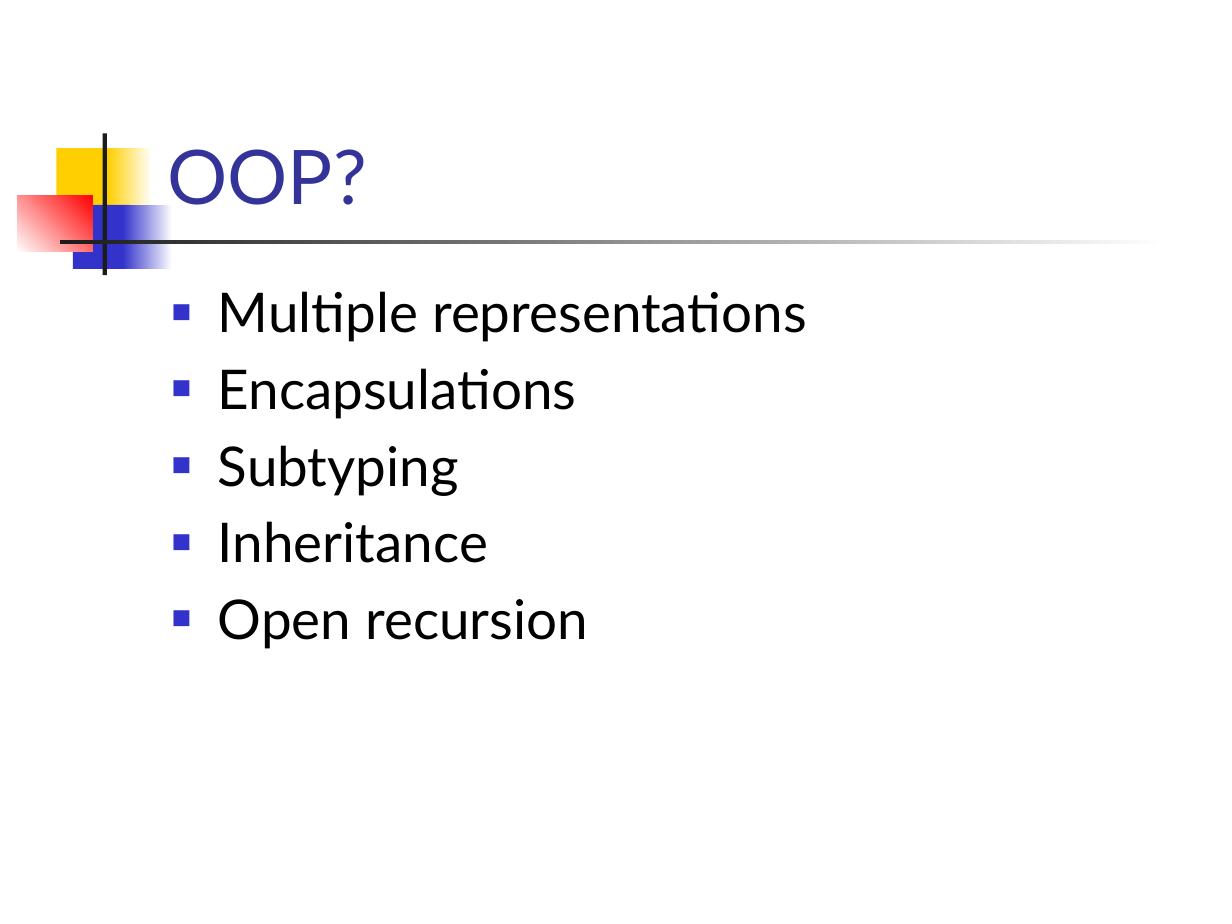
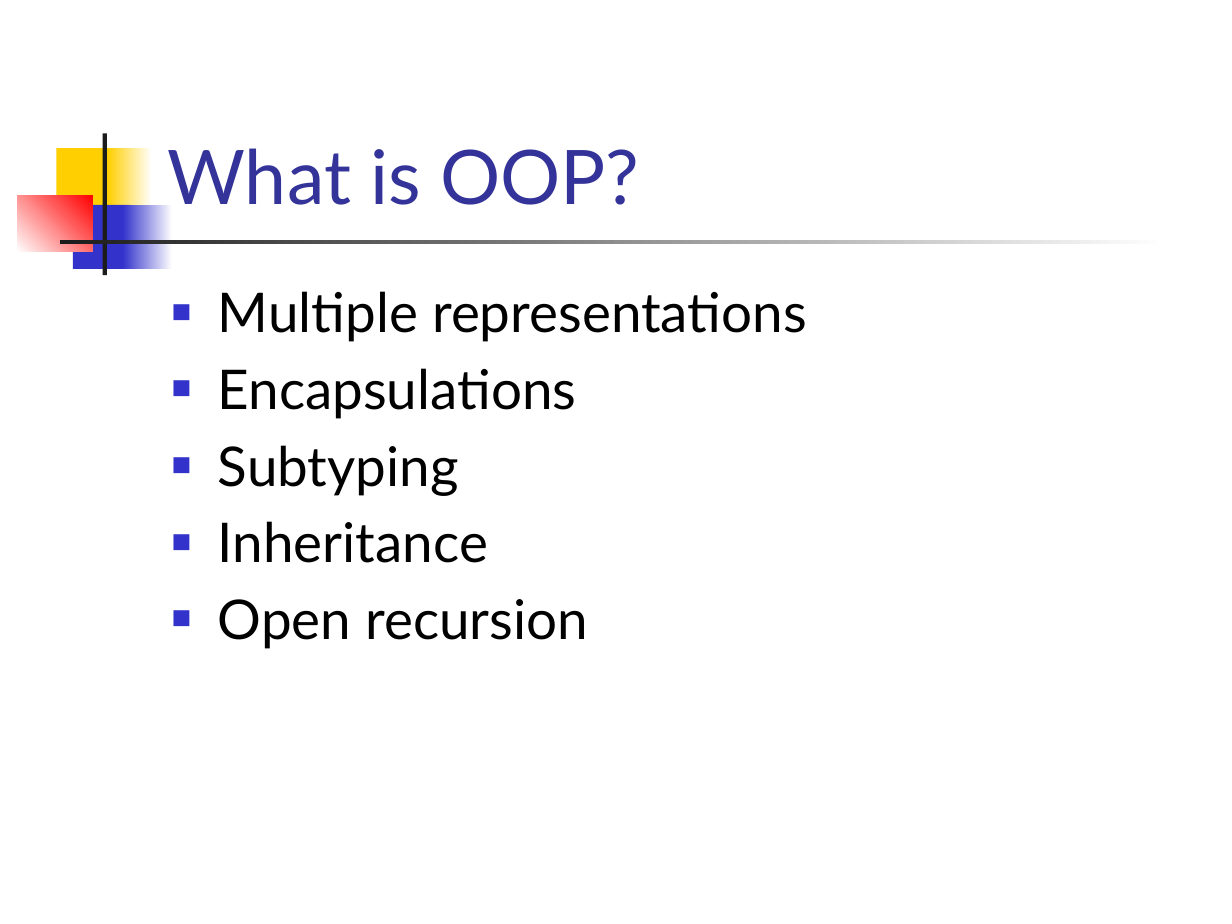
Before and after one commit to csslab-ustc/csslab-ustc.github.io, a slide deck: slide 5 of courses/popl/slides/lec15-imperative-objects.pptx. Drawn at 1232x924 pixels with LibreOffice and Linux fonts; fonts in the diff are those of the drawing. Boxes give left, top, right and bottom in pixels: in the first picture for what was removed or moved away, otherwise in the second. Text is boxed around its words. In the diff, an @@ line names an element or a change of style, - is before the commit and + after.

```diff
--- a/courses/popl/slides/lec15-imperative-objects.pptx
+++ b/courses/popl/slides/lec15-imperative-objects.pptx
@@ title at bbox=[167, 148, 639, 205]: text changed @@
-OOP?
+What is OOP?
```
Also in this commit, not shown: 2 other slides changed, 24 slides added, 2 slides removed, 2 other files.
